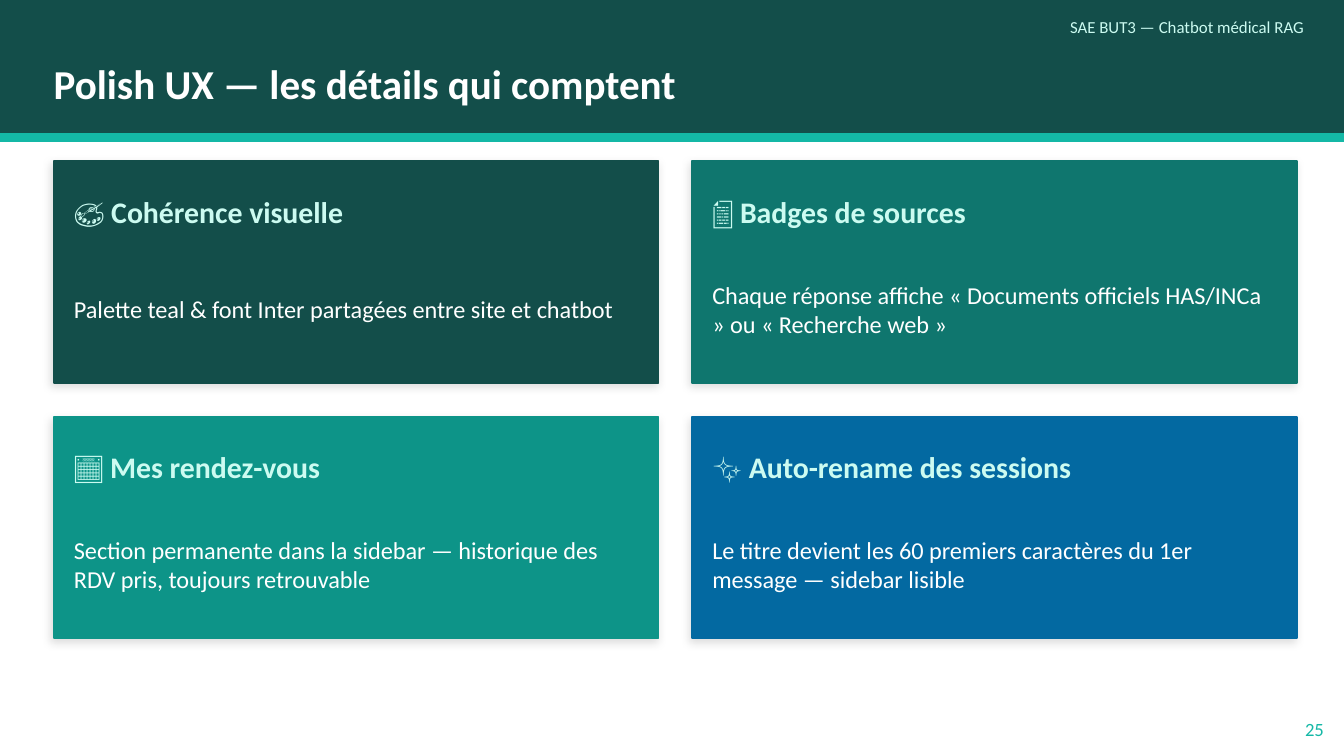
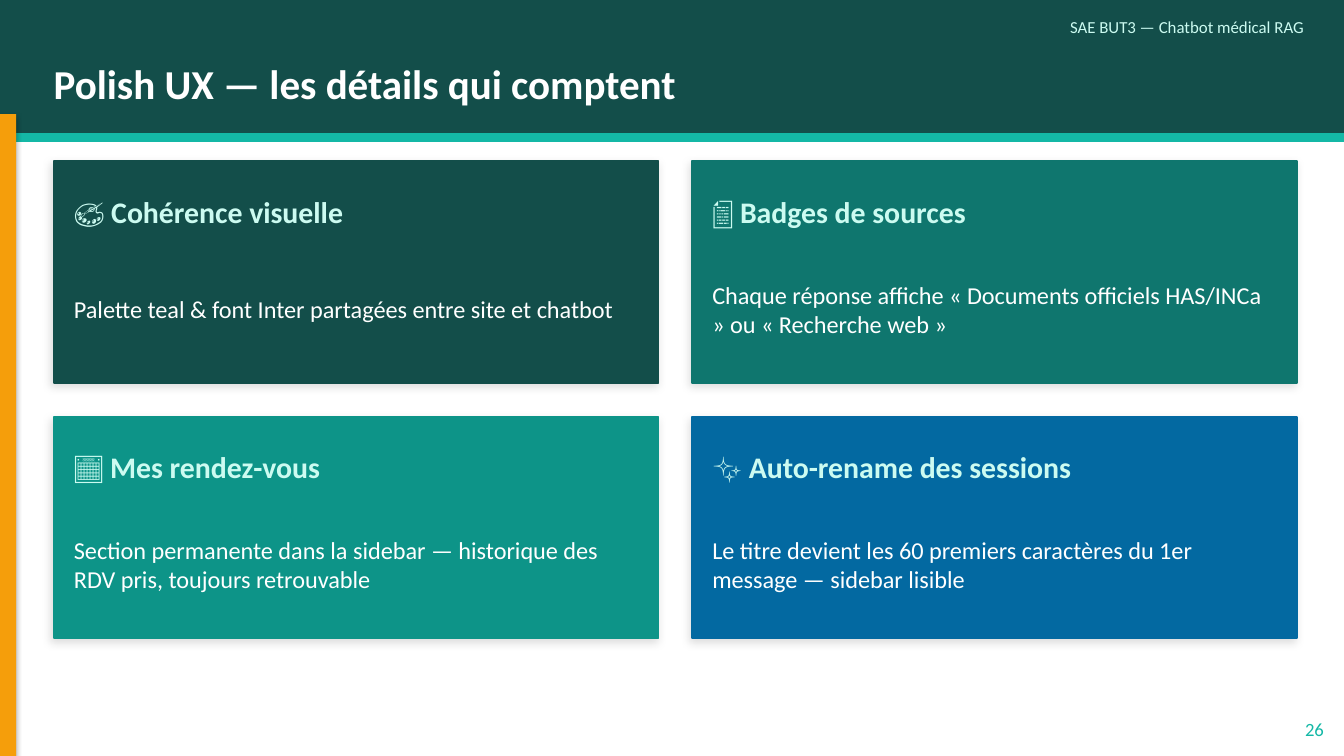
Before and after one commit to YousraWsites/-chatbot-medical-s6, a slide deck: slide 26 of docs/soutenance.pptx. Drawn at 1344x756 pixels with LibreOffice and Linux fonts; fonts in the diff are those of the drawing. Boxes give left, top, right and bottom in pixels: in the first picture for what was removed or moved away, otherwise in the second. Text is boxed around its words. In the diff, an @@ line names an element or a change of style, - is before the commit and + after.

Commit message:
slides: 3 fixes UX (barres par partie + sommaire aligné + wording adouci)
1) Sommaire (slide 2) reconstruit proprement :
   - 5 sections bien alignées en colonnes (numéro 30pt + titre + meta)
   - Section 05 'Conclusion & Questions' qui manquait avant
   - Numéros colorés par partie (teal/bleu/violet/amber/teal-clair)
   - Footer + numéro de page propre

2) Barres verticales colorées par partie sur chaque slide de contenu :
   - Position fixée : sous le header (pas pleine hauteur qui collidait
     avec le header teal foncé et la rendait invisible)
   - Largeur 0.12 inch, hauteur 6.55 inch
   - Couleurs cohérentes avec les slides séparatrices PARTIE :
       * Grace (slides 4-7)   : teal-500 #14b8a6
       * Yousra (slides 9-13) : blue-600 #2563eb
       * Imane (slides 15-18) : violet-600 #7c3aed
       * Yannis (slides 20-26): amber-500 #f59e0b
   Permet de voir instantanément à quelle partie appartient chaque slide.

3) Adouci wording slide 'Pourquoi un LLM tout fait' :
   "La SAE ne demande pas d'inventer un LLM — hors de portée en BUT3."
   → "L'enjeu n'est pas de réinventer un LLM, mais de savoir l'orchestrer."
   Le prof sait très bien ce qu'il a demandé, pas besoin de le rappeler
   de cette façon.

Bonus : numéros de page footer renumérotés selon la position réelle
(après ajout du sommaire, tout était décalé de +1).

```diff
--- a/docs/soutenance.pptx
+++ b/docs/soutenance.pptx
@@ rectangle added at (x1=0, y1=114, x2=16, y2=756), fill #F59E0B @@
@@ text at (x1=1305, y1=723, x2=1324, y2=736): text changed @@
-25
+26
```
Also in this commit, not shown: 21 other slides changed, 1 other file.
